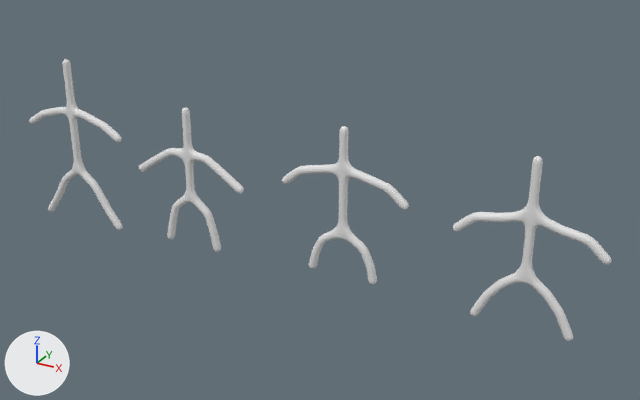
A saved change to the Blender file Monster_Generator.blend.
Both versions are drawn from a 50 mm lens placed at (29.6, -38.2, 20.6), pointed at (8.1, 0.9, 1.0). Every picture has the same lights, and +X, +Y and +Z are marked at lower left.

Objects in the first picture: 'Monstre.001', 'Monstre.003', 'Monstre.005', 'Monstre.061'.
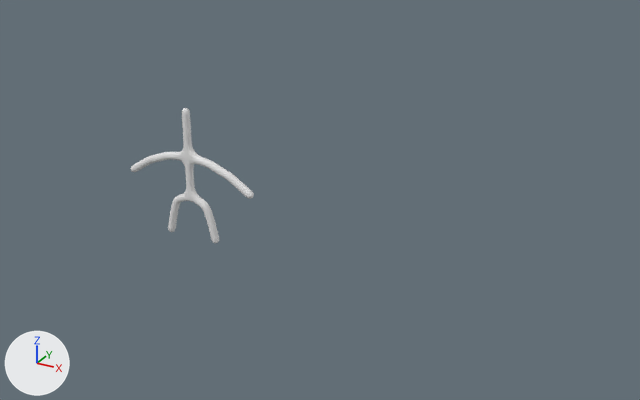
Changed parts and their boxes [x1, y1, x2, y2] in the pictures (640 x 400 px):
```json
{"object": "Monstre.005", "change": "deleted", "before": [453, 156, 611, 341]}
{"object": "Monstre.003", "change": "deleted", "before": [282, 126, 409, 284]}
{"object": "Monstre.001", "change": "reshaped", "before": [139, 107, 244, 252], "after": [131, 108, 254, 244], "on screen": "17% wider, 6% shorter"}
{"object": "Monstre.061", "change": "deleted", "before": [29, 59, 123, 230]}
```

Edits to the scene script, one JSON object a line:
```json
{"block": "me_monstre_030", "where": "me_monstre_030.from_pydata(...)  # 16 vertices, 0 faces, 15 loose edges; spans x -3.68..3.68, y 0.0, z -3.31..5.37"}
{"block": "me_monstre_030", "where": "# used by ob_monstre_001; location = (0.0, 0.0, 0.0)"}
{"block": "me_monstre_030", "change": "me_monstre_030 part 1"}
{"op": "set", "path": "me_monstre_030.vertices[0].co", "old": "(3.68, 0.0, 0.9)", "new": "(4.34, 0.0, 0.72)"}
{"op": "set", "path": "me_monstre_030.vertices[1].co", "old": "(2.32, 0.0, 1.82)", "new": "(2.84, 0.0, 1.68)"}
{"op": "set", "path": "me_monstre_030.vertices[2].co", "old": "(1.23, 0.0, 2.49)", "new": "(1.43, 0.0, 2.21)"}
{"op": "set", "path": "me_monstre_030.vertices[3].co", "old": "(1.17, 0.0, -0.98)", "new": "(1.05, 0.0, -0.51)"}
{"op": "set", "path": "me_monstre_030.vertices[4].co", "old": "(1.49, 0.0, -2.07)", "new": "(1.34, 0.0, -1.4)"}
{"op": "set", "path": "me_monstre_030.vertices[5].co", "old": "(1.75, 0.0, -3.31)", "new": "(1.65, 0.0, -2.8)"}
{"op": "set", "path": "me_monstre_030.vertices[7].co", "old": "(-3.68, 0.0, 0.9)", "new": "(-4.34, 0.0, 0.72)"}
{"op": "set", "path": "me_monstre_030.vertices[8].co", "old": "(-2.32, 0.0, 1.82)", "new": "(-2.84, 0.0, 1.68)"}
{"op": "set", "path": "me_monstre_030.vertices[9].co", "old": "(-1.23, 0.0, 2.49)", "new": "(-1.43, 0.0, 2.21)"}
{"op": "set", "path": "me_monstre_030.vertices[10].co", "old": "(0.0, 0.0, 2.57)", "new": "(0.0, 0.0, 2.42)"}
{"op": "set", "path": "me_monstre_030.vertices[11].co", "old": "(0.0, 0.0, 1.14)", "new": "(0.0, 0.0, 1.24)"}
{"op": "set", "path": "me_monstre_030.vertices[12].co", "old": "(-1.17, 0.0, -0.98)", "new": "(-1.05, 0.0, -0.51)"}
{"op": "set", "path": "me_monstre_030.vertices[13].co", "old": "(-1.49, 0.0, -2.07)", "new": "(-1.34, 0.0, -1.4)"}
{"op": "set", "path": "me_monstre_030.vertices[14].co", "old": "(-1.75, 0.0, -3.31)", "new": "(-1.65, 0.0, -2.8)"}
{"block": "me_monstre_030", "change": "me_monstre_030 part 2"}
{"op": "set", "path": "me_monstre_030.vertices[15].co", "old": "(0.0, 0.0, 5.37)", "new": "(0.0, 0.0, 5.32)"}
{"op": "remove", "block": "ob_monstre_005", "code": ["ob_monstre_005 = bpy.data.objects.new('Monstre.005', me_monstre_032)", "ob_monstre_005.location = (20.0, 0.0, 0.0)", "_m = ob_monstre_005.modifiers.new('Skin', 'SKIN')", "_m = ob_monstre_005.modifiers.new('Subsurf', 'SUBSURF')", "_m.levels = 3"]}
{"op": "remove", "block": "ob_monstre_003", "code": ["ob_monstre_003 = bpy.data.objects.new('Monstre.003', me_monstre_031)", "ob_monstre_003.location = (10.0, 0.0, 0.0)", "_m = ob_monstre_003.modifiers.new('Skin', 'SKIN')", "_m = ob_monstre_003.modifiers.new('Subsurf', 'SUBSURF')", "_m.levels = 3"]}
{"op": "remove", "block": "ob_monstre_061", "code": ["ob_monstre_061 = bpy.data.objects.new('Monstre.061', me_monstre_075)", "ob_monstre_061.location = (-8.67, 0.0, 0.0)", "_m = ob_monstre_061.modifiers.new('Skin', 'SKIN')", "_m = ob_monstre_061.modifiers.new('Subsurf', 'SUBSURF')", "_m.levels = 3"]}
```
